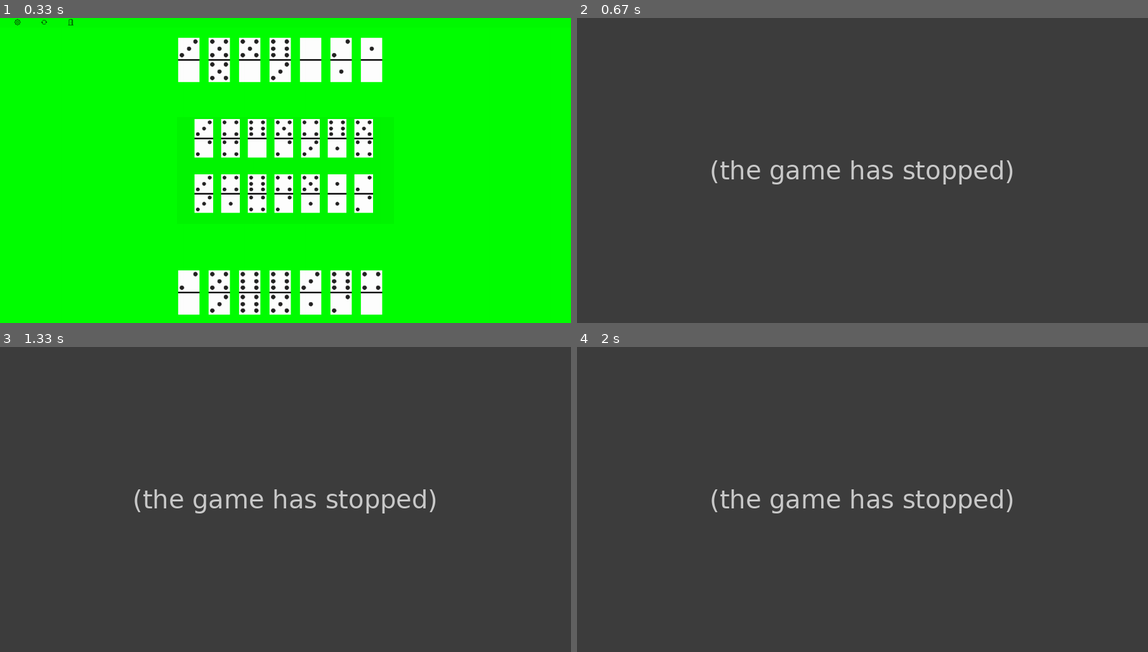
Above: before the commit, frames 1-4 (two rows, left to right).
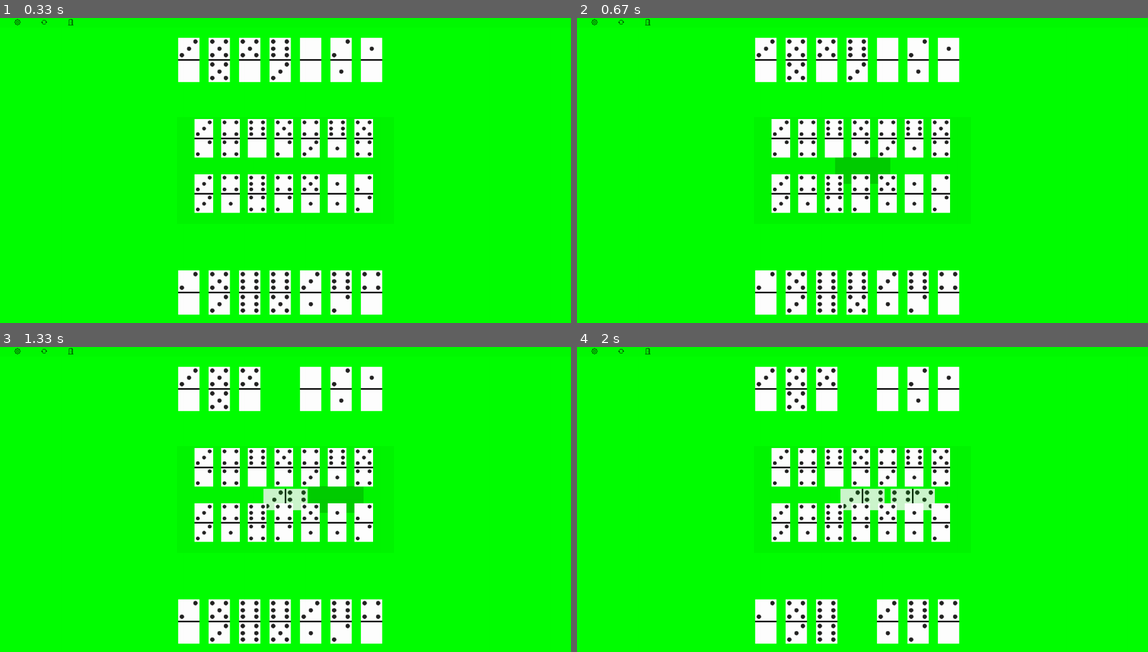
Above: after the commit, the same moments.

Repository: freshAhmed/games-by-pygame
Game: pygame game, started from main.py
Same seed, same stepped clock (60 frames per second), same inputs: the game is played once before the commit and once after it.
Inputs (mouse positions are in pixels of both pictures, inside the frame that each line leads up to):
- Up to frame 1 (0.33 s): no input
- Up to frame 2 (0.67 s): click (862, 60) at 0.38 s
- Up to frame 3 (1.33 s): press the mouse at (285, 499) at 0.7 s; move the mouse to (245, 508) at 0.8 s; release the mouse at (211, 520) at 0.93 s; click (285, 621) at 1.05 s
- Up to frame 4 (2 s): press the mouse at (913, 499) at 1.87 s; move the mouse to (782, 496) at 1.97 s

Frame 1 is identical in both runs. In frame 2, 100% of the frame differs, in the area x 0-100%, y 0-100%; in frame 3, 100%; in frame 4, 100%.
Error before the commit: AttributeError: 'Arena' object has no attribute 'press' (Mouse.py line 35); the game stopped at 0.38 s (later frames are placeholders)

Commit message:
update arean.py file

Diff:
--- a/arean.py
+++ b/arean.py
@@ -2,7 +2,7 @@
 from linkedlist import LinkedList
 import logging
 from navbar import Navbar
-log=logging.getLogger('__main__')
+log=logging
 
 
 class Arena(pygame.sprite.Group):
@@ -30,7 +30,7 @@
   margen=self.margen
   headtile=self.linkedlist.head_tile.get_tile()
   if headtile is None:
-   tile.rotate(self.getcurrentspips(),'')
+   tile.rotate(self.getcurrentspips(),side)
    self.linkedlist.insert_head_tile(tile)
    self.updatepips(tile.getpips(),None)
   else:
@@ -56,114 +56,137 @@
 
  def updatepips(self,newpips,side):
    currentpips=self.getcurrentspips()
-
    if side =='left':
-    if newpips[1]!=currentpips[0]:
-     newpips=tuple(reversed(newpips))
-    self.currentpips={'leftpip':newpips[0],'rightpip':currentpips[1]}
+    if currentpips[0]!=newpips[1]:
+     self.currentpips={'leftpip':newpips[1],'rightpip':currentpips[1]}
+    else:
+     self.currentpips={'leftpip':newpips[0],'rightpip':currentpips[1]}
    elif side == 'right':
-    if  newpips[0]!=currentpips[1]:
-      newpips=tuple(reversed(newpips))
-    self.currentpips={'leftpip':currentpips[0],'rightpip':newpips[1]}
-
+    if currentpips[1]!=newpips[0]:
+     self.currentpips={'leftpip':currentpips[0],'rightpip':newpips[0]}
+    else:
+     self.currentpips={'leftpip':currentpips[0],'rightpip':newpips[1]}
    else:
-
     self.currentpips={'leftpip':newpips[0],'rightpip':newpips[1]}
 
 
-
-
- def add_transparent_tiles(self, tile,side):
-
-  margen=10
-  tilepips=tile.getpips()
-  lefttile=self.linkedlist.get_lefttile_far_left().get_tile()
-  righttile=self.linkedlist.get_righttile_far_right().get_tile()
+ def add_transparent_tiles(self,newtile,side):
+  left_tile=self.linkedlist.get_lefttile_far_left().get_tile()
+  right_tile=self.linkedlist.get_righttile_far_right().get_tile()
+  new_tile_pips=newtile.getpips()
   transparentbackgroundcolor=(0,205,0)
-  opacity=1
-  angle=0 if tilepips[0]==tilepips[1] else 1
-  size=tile.size
-
-  if angle>0:
-   margen=5
-   size=tuple(reversed(size))
-  #  log.info(size)
-
+  opacity=0
+  angle=0 if new_tile_pips[0]==new_tile_pips[1] else 1
+
+  size=tuple(reversed(newtile.size)) if angle>0 else newtile.size
+  margen=2
+  self.remove(*[self.transparentcentertile,self.transparentlefttile,self.transparentrighttile])
   if side is None:
    return None
-  if side=='':
-
-   self.transparentcentertile=Transparenttile(self.rect.center,size,transparentbackgroundcolor,opacity)
+  if side == "": # will add transparent tile to the center of the arena
+   self.transparentcentertile=Transparenttile((self.rect.centerx,self.rect.centery),size,transparentbackgroundcolor,opacity,newtile.scale)
    self.add(self.transparentcentertile)
-  elif side=='leftright':
-    leftpos=pygame.Vector2(lefttile.getpos())
-    rightpos=pygame.Vector2(righttile.getpos())
-    leftpos[0]=leftpos[0]-size[0]*1.45-margen if angle==0 else leftpos[0]-size[0]-margen
-    rightpos[0]=rightpos[0]+size[0]*1.45+margen if angle==0 else rightpos[0]+size[0]+margen
-    self.transparentlefttile=Transparenttile(leftpos,size,transparentbackgroundcolor,opacity)
-    self.transparentrighttile=Transparenttile(rightpos,size,transparentbackgroundcolor,opacity)
+
+  elif side=="bothside" : # will add transparent tile on the left side and the right side
+    left_tile_pos=pygame.Vector2(left_tile.getpos())
+    right_tile_pos=pygame.Vector2(right_tile.getpos())
+    left_tile_pos[0]= left_tile.rect.left-size[0]//2-margen
+    right_tile_pos[0]=right_tile.rect.right+size[0]//2+margen
+    self.transparentlefttile=Transparenttile(left_tile_pos,size,transparentbackgroundcolor,opacity,newtile.scale)
+    self.transparentrighttile=Transparenttile(right_tile_pos,size,transparentbackgroundcolor,opacity,newtile.scale)
     self.add(*[self.transparentlefttile,self.transparentrighttile])
-  elif side=='left':
-
-   leftpos=pygame.Vector2(lefttile.getpos())
-   leftpos[0]=leftpos[0]-size[0]*1.45-margen if angle == 0 else leftpos[0]-size[0]-margen
-   self.transparentlefttile=Transparenttile(leftpos,size,transparentbackgroundcolor,opacity)
-   self.add(self.transparentlefttile)
-
-  elif side=='right':
-
-   rightpos=pygame.Vector2(righttile.getpos())
-
-   if righttile.angle==0:
-    rightpos[0]=rightpos[0]+size[0]*0+margen
-  #  else:
-  #   rightpos[0]=rightpos[0]+size[0]*1.5+margen if angle == 0 else rightpos[0]+size[0]+margen
-   self.transparentrighttile=Transparenttile(rightpos,size,transparentbackgroundcolor,opacity)
-   self.add(self.transparentrighttile)
+  elif side=="leftside": # will add transparent tile on left side
+    left_tile_pos=pygame.Vector2(left_tile.getpos())
+    left_tile_pos[0]=left_tile.rect.left-size[0]//2-margen
+    self.transparentlefttile=Transparenttile(left_tile_pos,size,transparentbackgroundcolor,opacity,newtile.scale)
+    self.add(self.transparentlefttile)
+  elif side=="rightside": # will add. transparent tile on right side
+    right_tile_pos=pygame.Vector2(right_tile.getpos())
+    right_tile_pos[0]=right_tile.rect.right+size[0]//2+margen
+    self.transparentrighttile=Transparenttile(right_tile_pos,size,transparentbackgroundcolor,opacity,newtile.scale)
+    self.add(self.transparentrighttile)
+
 
  def checkside(self,tile):
   currentpips=self.getcurrentspips()
   tilepips=tile.getpips()
-
   if currentpips[0] is None:
-   return ''
-  else:
-   if (currentpips[0]==tilepips[1] or currentpips[0]==tilepips[0])                                                                     and(currentpips[1]==tilepips[1] or currentpips[1]==tilepips[0]):
-    return 'leftright'
-   if currentpips[0]==tilepips[1] or currentpips[0]==tilepips[0] :
-   #left
-    return 'left'
-
-   if currentpips[1]==tilepips[1] or currentpips[1]==tilepips[0]:
-    #right
-    return 'right'
-  return None
+   return ""
+  if  ((currentpips[0]==tilepips[0] or currentpips[0]==tilepips[1]) and (currentpips[1]==tilepips[0] or currentpips[1]==tilepips[1])):
+   return 'bothside'
+  elif (currentpips[0]==tilepips[0] or currentpips[0]==tilepips[1]):
+   return 'leftside'
+  elif (currentpips[1]==tilepips[0] or currentpips[1]==tilepips[1]):
+   return 'rightside'
 
  def getcurrentspips(self):
 
   return self.currentpips['leftpip'],self.currentpips['rightpip']
 
+ def press(self,tile,pos):
+  #  log.info(tile)
+   if tile is not None :
+    if self.transparentcentertile and self.transparentcentertile.press(pos):
+     pos=self.transparentcentertile.getpos()
+     self.remove(self.transparentcentertile)
+     self.transparentcentertile=None
+     tile.updateangle()
+     side='center'
+     self.addtile(tile,pos,side)
+     player=self.players[self.playerindex]
+     player.deck.removetile(tile)
+     self.playerindex=0 if self.playerindex==1 else 1
+     return True
+    elif self.transparentlefttile and self.transparentlefttile.press(pos):
+     pos=self.transparentlefttile.getpos()
+     side='left'
+     self.remove(*[self.transparentlefttile,self.transparentrighttile])
+     self.transparentlefttile=None
+     tile.updateangle()
+     self.addtile(tile,pos,side)
+     player=self.players[self.playerindex]
+     player.deck.removetile(tile)
+
+     self.playerindex=0 if self.playerindex==1 else 1
+     return True
+    elif self.transparentrighttile and self.transparentrighttile.press(pos):
+     pos=self.transparentrighttile.getpos()
+     self.remove(*[self.transparentlefttile,self.transparentrighttile])
+     side='right'
+     self.transparentrighttile=None
+     tile.updateangle()
+
+     self.addtile(tile,pos,side)
+     player=self.players[self.playerindex]
+     player.deck.removetile(tile)
+     self.playerindex=0 if self.playerindex==1 else 1
+     return True
+
+    return False
+
+
 class Transparenttile(pygame.sprite.Sprite):
- def __init__(self, pos, size,backgroundcolor,opacity):
+ def __init__(self, pos, size,backgroundcolor,opacity,scale):
   pygame.sprite.Sprite.__init__(self)
   self.size=size
-
   self.pos=pos
+  self.scale=scale
   self.backgroundcolor=backgroundcolor+(opacity,)
-
   self.image=pygame.Surface(size)
-
   self.rect=self.image.get_rect(center=self.pos)
 
  def update(self,*args,**kwargs):
   self.render()
-
  def render(self):
-
-  self.image.convert_alpha()
+  pass
+  surface=pygame.Surface(self.image.get_rect().size)
+  # surface.convert_alpha()
+  surface.fill(self.backgroundcolor)
+  self.image.blit(surface,(0,0,*self.size))
+
   self.image.fill(self.backgroundcolor)
 
-  self.rect=self.image.get_rect(center=self.pos)
+  # self.rect=self.image.get_rect(center=self.pos)
 
  def updatepos(self,pos):
   self.pos=pygame.Vector2(pos)
@@ -171,3 +194,7 @@
   return self.pos
  def getrect(self):
   return self.rect
+
+ def press(self,pos):
+
+  return  self.rect.collidepoint(pos)
